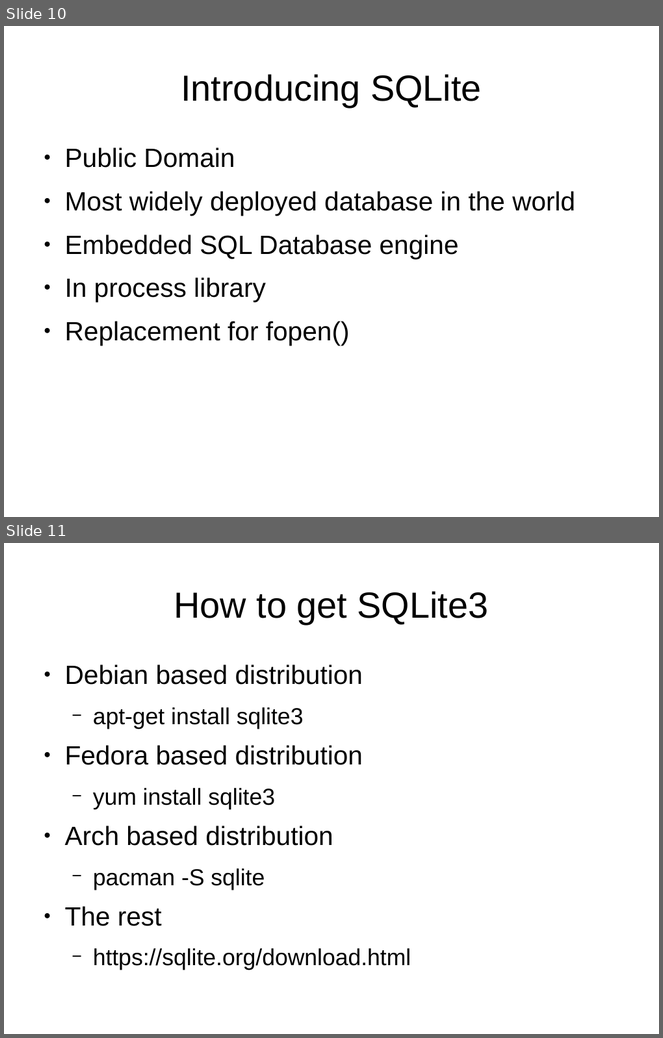
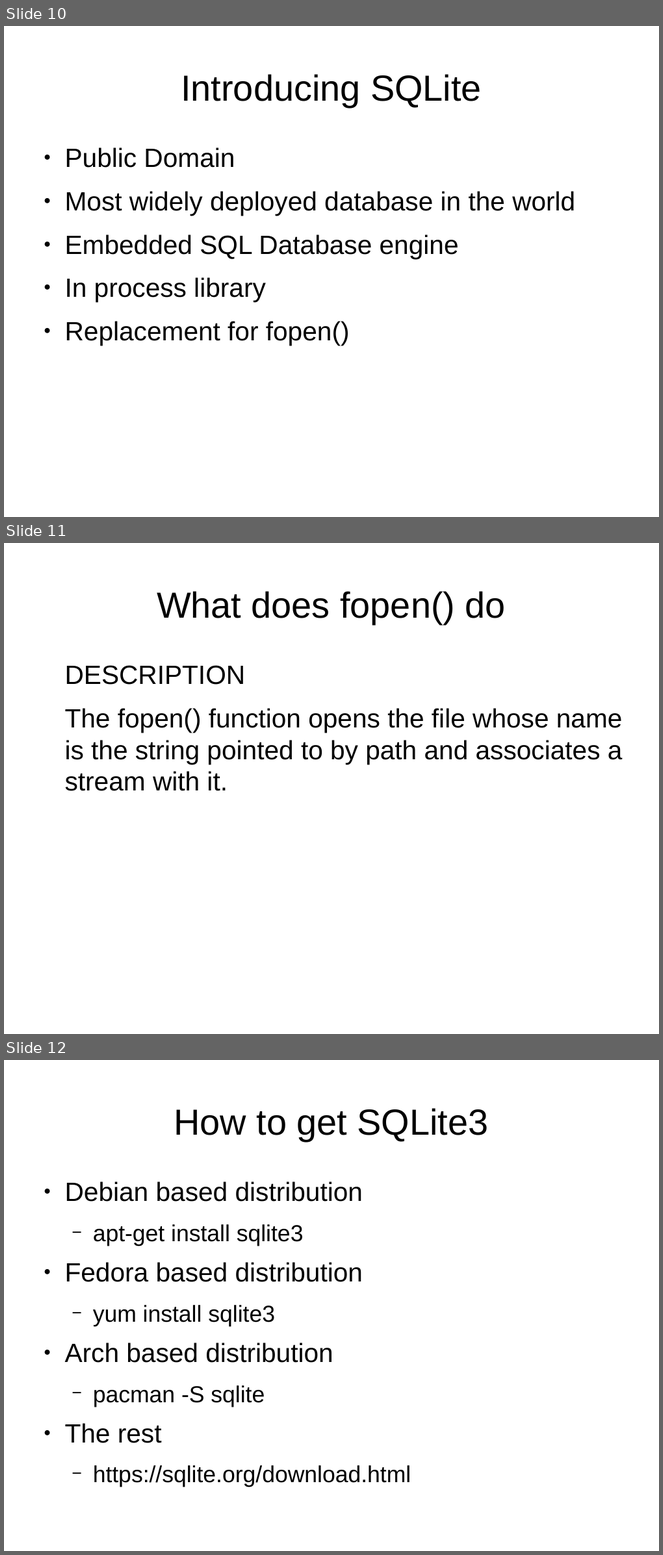
Before and after one commit to Oflameo/intro_to_databases_with_sqlite3, a slide deck: intro_to_databases_with_sqlite3.odp. Shown one above the other, each under a label of ours: slides 10 and 11 before the commit, slides 10, 11 and 12 after it. The pictures are 663x1038 and 663x1555 pixels, drawn with LibreOffice and Linux fonts; fonts in the diff are those of the drawing. Boxes give left, top, right and bottom in pixels: in the first picture for what was removed or moved away, otherwise in the second. Text is boxed around its words. In the diff, an @@ line names an element or a change of style, - is before the commit and + after.

```diff
--- a/intro_to_databases_with_sqlite3.odp
+++ b/intro_to_databases_with_sqlite3.odp
@@ slide 11 added at (x1=4, y1=543, x2=659, y2=1034), background #FFFFFF @@
@@ title added at (x1=157, y1=591, x2=506, y2=624), 44 pt, text #000000 @@
+What does fopen() do
@@ text added at (x1=65, y1=665, x2=623, y2=791), 32 pt, text #000000 @@
+DESCRIPTION
+The fopen() function opens the file whose name is the string pointed to by path and associates a stream with it.
@@ what was slide 11 is now slide 12 @@
```
Also in this commit, not shown: 2 slides changed, 13 other slides added, 1 slide removed.
